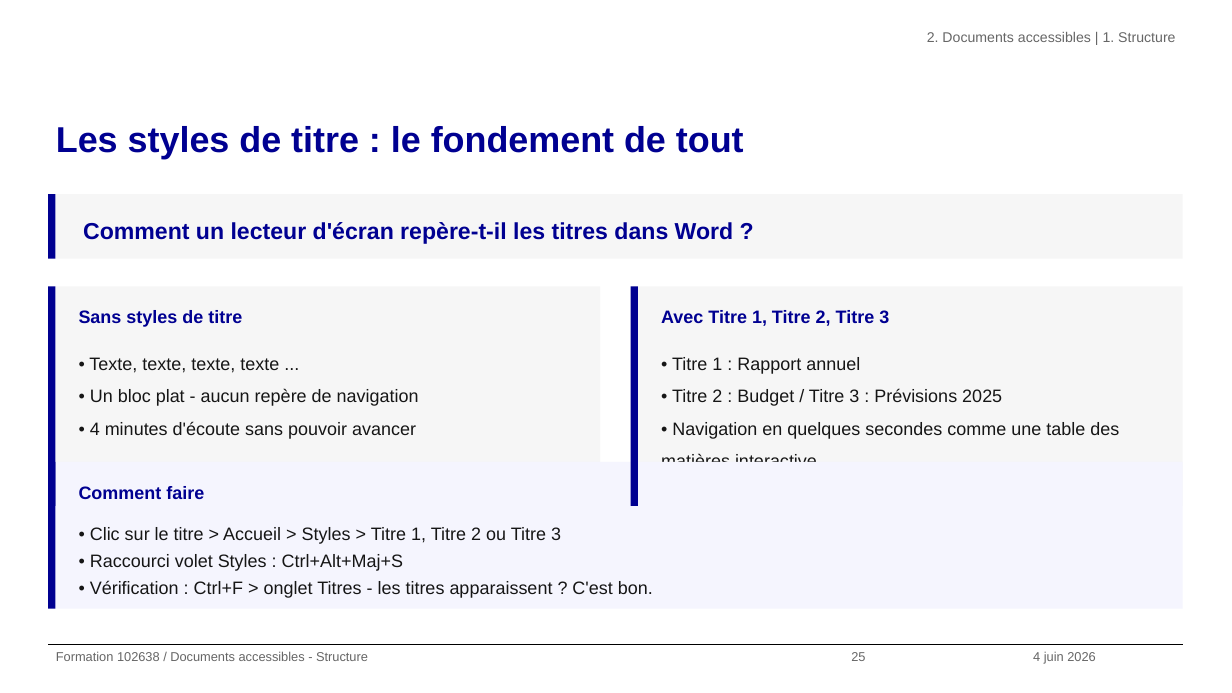
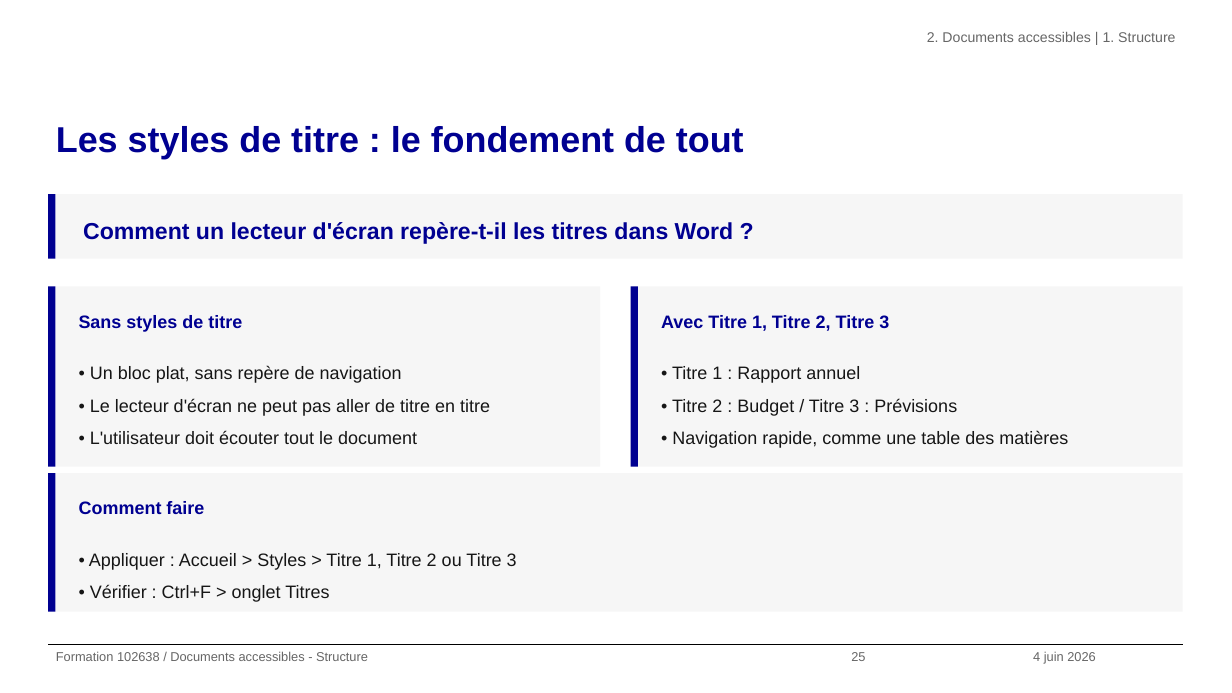
Before and after one commit to alexandra-guiderdoni/usine-fabrication-igpde-102846-ay11, a slide deck: slide 25 of formation-102638-juin-2026.pptx. Drawn at 1232x693 pixels with LibreOffice and Linux fonts; fonts in the diff are those of the drawing; background and template pictures are left out. Boxes give left, top, right and bottom in pixels: in the first picture for what was removed or moved away, otherwise in the second. Text is boxed around its words. In the diff, an @@ line names an element or a change of style, - is before the commit and + after.

```diff
--- a/formation-102638-juin-2026.pptx
+++ b/formation-102638-juin-2026.pptx
@@ rectangle: place and size @@
-rectangle at (48,287,55,506)
+rectangle at (48,287,55,467)
@@ rectangle: place and size @@
-rectangle at (55,287,600,506)
+rectangle at (55,287,600,467)
@@ rectangle: place and size @@
-rectangle at (630,287,638,506)
+rectangle at (630,287,638,467)
@@ rectangle: place and size @@
-rectangle at (638,287,1182,506)
+rectangle at (638,287,1182,467)
@@ text "Sans styles de titre": place and size @@
-text "Sans styles de titre" at (79,310,242,327)
+text "Sans styles de titre" at (79,315,242,332)
@@ text "Avec Titre 1, Titre 2, ...": place and size @@
-text "Avec Titre 1, Titre 2, ..." at (661,310,889,326)
+text "Avec Titre 1, Titre 2, ..." at (661,315,889,331)
@@ text "• Titre 1 : Rapport ...": place and size @@
-text "• Titre 1 : Rapport ..." at (661,357,1119,462)
+text "• Titre 1 : Rapport ..." at (672,366,1068,448)
@@ text at (90,366,490,444): text changed @@
-• Texte, texte, texte, texte ...
-• Un bloc plat - aucun repère de navigation
-• 4 minutes d'écoute sans pouvoir avancer
+• Un bloc plat, sans repère de navigation
+• Le lecteur d'écran ne peut pas aller de titre en titre
+• L'utilisateur doit écouter tout le document
@@ text at (672,398,1068,448): text changed @@
-• Titre 2 : Budget / Titre 3 : Prévisions 2025
-• Navigation en quelques secondes comme une table des matières interactive
+• Titre 2 : Budget / Titre 3 : Prévisions
+• Navigation rapide, comme une table des matières
@@ rectangle: place and size @@
-rectangle at (48,462,55,609)
+rectangle at (48,473,55,612)
@@ rectangle: place and size @@
-rectangle at (55,462,1183,609)
+rectangle at (55,473,1183,612)
@@ rectangle at (55,473,1183,612): fill #F5F5FE to #F6F6F6 @@
@@ text "Comment faire": place and size @@
-text "Comment faire" at (79,486,204,499)
+text "Comment faire" at (79,501,204,514)
@@ text at (89,553,517,602): text changed @@
-• Clic sur le titre > Accueil > Styles > Titre 1, Titre 2 ou Titre 3
-• Raccourci volet Styles : Ctrl+Alt+Maj+S
-• Vérification : Ctrl+F > onglet Titres - les titres apparaissent ? C'est bon.
+• Appliquer : Accueil > Styles > Titre 1, Titre 2 ou Titre 3
+• Vérifier : Ctrl+F > onglet Titres
```
Also in this commit, not shown: 55 other slides changed, 1 slide added, 17 other files.
